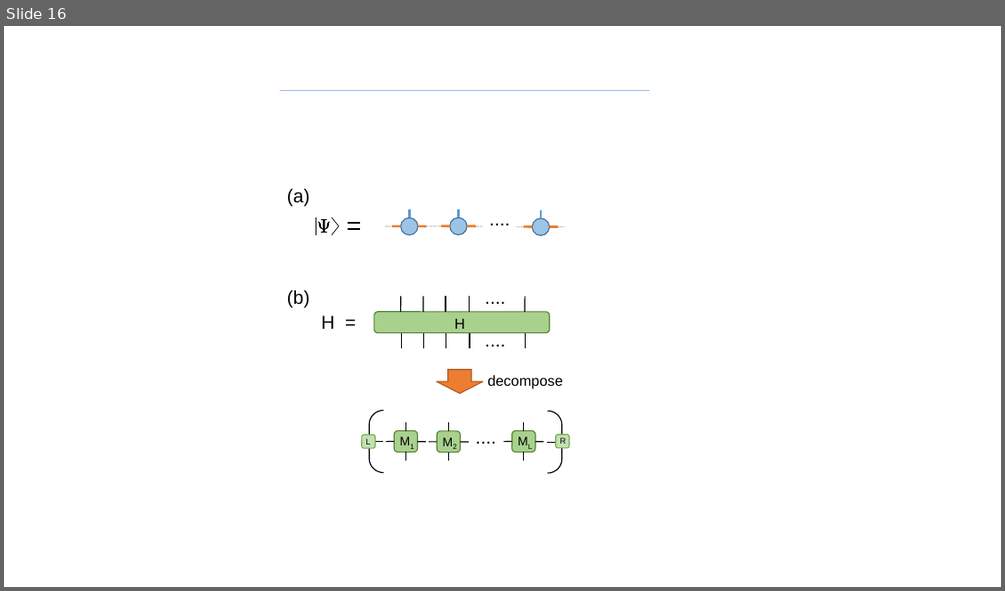
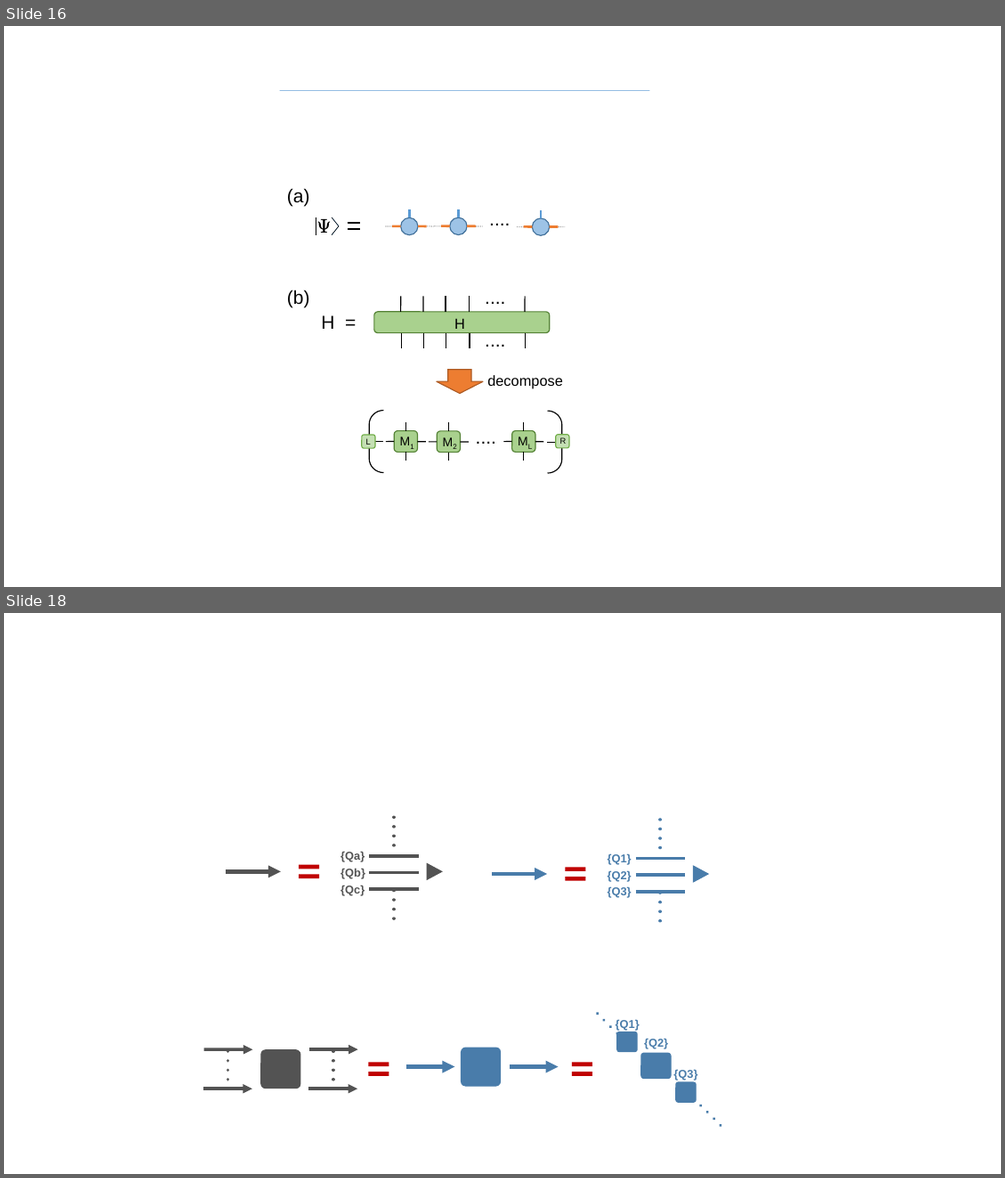
Before and after one commit to Cytnx-dev/Cytnx_doc, a slide deck: material/material.pptx. Shown one above the other, each under a label of ours: slide 16 before the commit, slides 16 and 18 after it; the slides between them are not shown. The pictures are 1005x591 and 1005x1178 pixels, drawn with LibreOffice and Linux fonts; fonts in the diff are those of the drawing. Boxes give left, top, right and bottom in pixels: in the first picture for what was removed or moved away, otherwise in the second. Text is boxed around its words. In the diff, an @@ line names an element or a change of style, - is before the commit and + after.

```diff
--- a/material/material.pptx
+++ b/material/material.pptx
@@ slide 18 added at (x1=4, y1=613, x2=1001, y2=1174), background #FFFFFF @@
@@ line added from (394, 817) to (394, 848), #535353 3 pt @@
@@ text added at (x1=340, y1=852, x2=364, y2=862), 11 pt, text #535353, bold @@
+{Qa}
@@ arrow added from (226, 872) to (281, 872), #535353 4 pt @@
@@ freeform shape added at (x1=299, y1=865, x2=319, y2=878), fill #C00000 @@
@@ text added at (x1=340, y1=868, x2=365, y2=879), 11 pt, text #535353, bold @@
+{Qb}
@@ line added from (370, 856) to (418, 856), #535353 3 pt @@
@@ line added from (370, 873) to (418, 873), #535353 3 pt @@
@@ freeform shape added at (x1=427, y1=864, x2=442, y2=880), fill #535353, outline #535353 1 pt @@
@@ text added at (x1=340, y1=885, x2=364, y2=895), 11 pt, text #535353, bold @@
+{Qc}
@@ line added from (370, 889) to (418, 889), #535353 3 pt @@
@@ line added from (394, 891) to (394, 921), #535353 3 pt @@
@@ group added at (x1=493, y1=819, x2=708, y2=924): 5 lines, 3 texts, 2 freeform shapes, 1 arrow @@
+{Q1}
+{Q2}
+{Q3}
@@ arrow added from (203, 1050) to (253, 1050), #535353 3 pt @@
@@ line added from (227, 1051) to (227, 1082), #535353 3 pt @@
@@ rounded rectangle added at (x1=261, y1=1050, x2=300, y2=1088), fill #535353, outline #535353 1 pt @@
@@ arrow added from (309, 1050) to (357, 1050), #535353 3 pt @@
@@ line added from (333, 1051) to (333, 1082), #535353 3 pt @@
@@ freeform shape added at (x1=368, y1=1062, x2=388, y2=1076), fill #C00000 @@
@@ rounded rectangle added at (x1=461, y1=1047, x2=500, y2=1086), fill #497CAA, outline #497CAA 1 pt @@
@@ freeform shape added at (x1=573, y1=1062, x2=592, y2=1076), fill #C00000 @@
@@ arrow added from (203, 1088) to (252, 1088), #535353 3 pt @@
@@ arrow added from (309, 1088) to (357, 1088), #535353 3 pt @@
@@ arrow added from (406, 1067) to (455, 1067), #497CAA 4 pt @@
@@ arrow added from (510, 1067) to (558, 1067), #497CAA 4 pt @@
@@ group added at (x1=597, y1=1013, x2=720, y2=1126): 3 rounded rectangles, 3 texts, 2 lines @@
+{Q1}
+{Q2}
+{Q3}
```
Also in this commit, not shown: 1 slide changed, 10 other files.
